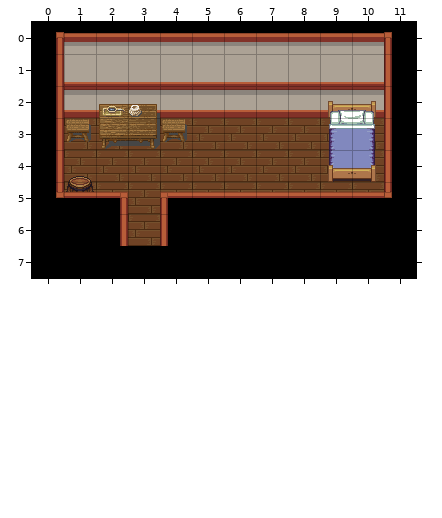
Two states of a Tiled map, maps/house3.tmx. That is the earlier state.
Cells are 32x32 px. Shown: x 0..11, y 0..7.
After the commit:
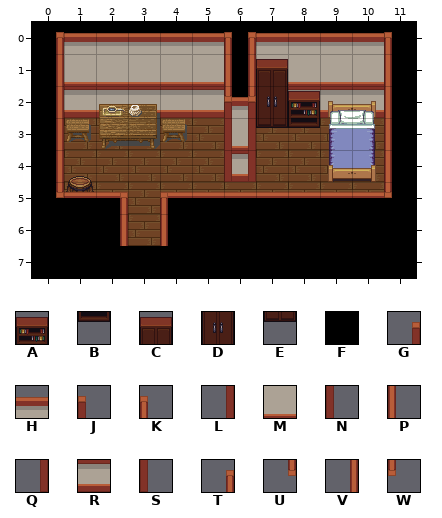
Key: from "cabinets": A 2, B 12, C 22, D 28, E 34; from "mountains": F 115; from "shrine": G 35, H 36, J 38, K 39, L 42, M 43, N 45, P 46, Q 49, R 50, S 52, T 101, U 102, V 108, W 109.
_ is an empty cell, . an unchanged one.
Commit: house3 map looks better now
The edit:
--- layer "Black"
@@ x 6..6 @@
-2 _
+2 F
--- layer "Walls"
@@ x 6..6 @@
-0 H
-1 M
-2 R
-3 _
-4 _
+0 F
+1 F
+2 H
+3 M
+4 R
--- layer "Decor"
@@ x 6..8 @@
-1 ._.
-2 ___
-3 ___
-4 _..
+1 .C.
+2 JDA
+3 NEB
+4 S..
--- layer "Decor2"
@@ x 6..6 @@
-2 _
-3 _
-4 _
+2 G
+3 L
+4 Q
--- layer "Over"
@@ x 6..6 @@
-0 _
-1 _
-2 _
+0 K
+1 P
+2 W
--- layer "Over2"
@@ x 6..6 @@
-0 _
-1 _
-2 _
+0 T
+1 V
+2 U
Pixel boxes of the changes (left, top, right, bottom) in both pictures:
changed: (224, 32, 320, 182)
